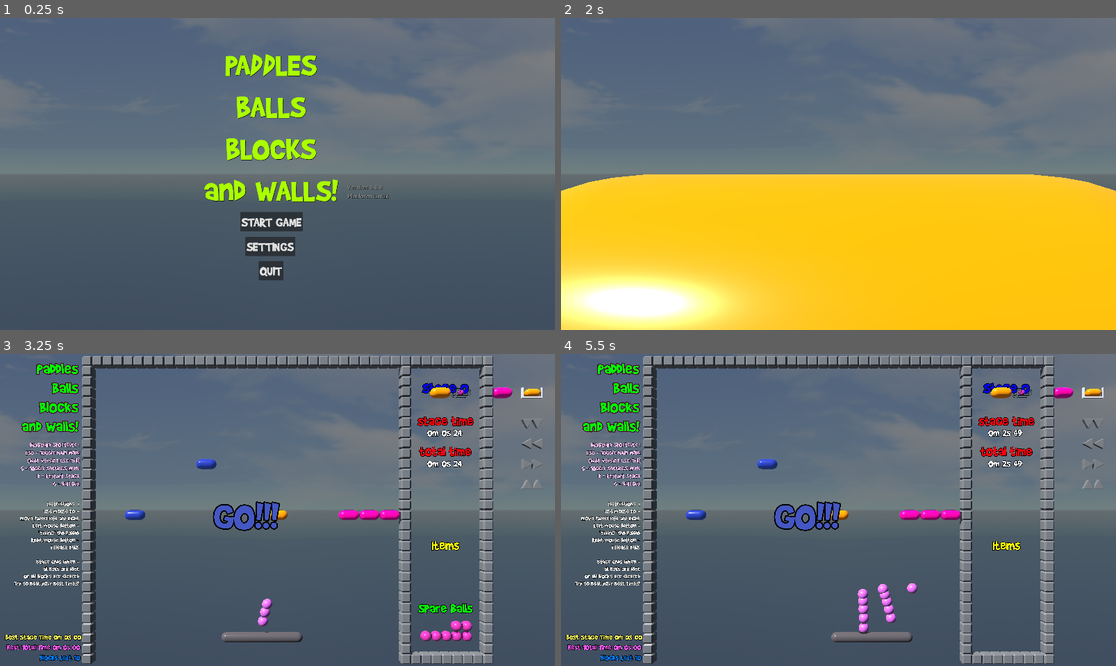
Above: before the commit, frames 1-4 (two rows, left to right).
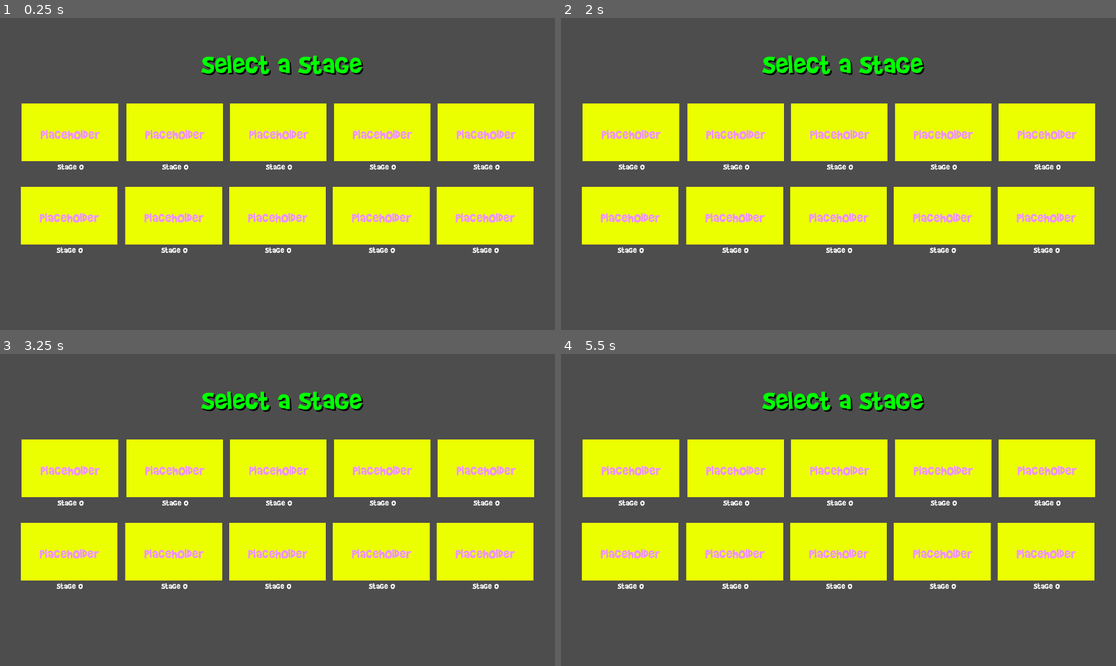
Above: after the commit, the same moments.

Repository: Chaduke/paddles_balls_blocks_walls
Game: Godot game, scene res://scenes/tests/stage_selector_test.tscn
Same seed, same stepped clock (60 frames per second), same inputs: the game is played once before the commit and once after it. Before the commit the project starts from res://scenes/main.tscn. Sound files missing from this copy of the repository are replaced by a short silence.
Inputs (mouse positions are in pixels of both pictures, inside the frame that each line leads up to):
- Up to frame 1 (0.25 s): no input
- Up to frame 2 (2 s): click (633, 133) at 0.52 s; click (832, 220) at 1.25 s, where only the run before the commit has a clickable "START GAME"
- Up to frame 3 (3.25 s): tap Enter (ui_accept) at 2, 2.27, 3.02 s; move the mouse to (305, 510) at 2.02 s; hold Right (ui_right) 2.03-2.78 s; right-click (305, 510) at 2.1 s; move the mouse to (249, 510) at 2.77 s; hold Left (ui_left) from 2.78 s (still down); tap G (ball_gun) at 2.85 s; right-click (249, 510) at 3.05 s
- Up to frame 4 (5.5 s): move the mouse to (849, 503) at 3.52 s; release Left (ui_left) at 3.53 s; hold Right (ui_right) 3.53-5.03 s; right-click (849, 503) at 3.6 s; move the mouse to (832, 516) at 4.27 s; click (832, 516) at 4.35 s; tap Enter (ui_accept) at 4.52, 5.27 s; right-click (832, 516) at 4.55 s; move the mouse to (877, 513) at 5.02 s; hold Left (ui_left) from 5.03 s (still down); tap Tab at 5.1 s; right-click (877, 513) at 5.3 s

The runs differ from the first frame. In frame 1, 72% of the frame differs, in the area x 0-100%, y 0-84%; in frame 2, 100%, in the area x 0-100%, y 0-100%; in frame 3, 75%; in frame 4, 75%.
Error before the commit: Invalid assignment of property or key 'game_ready' with value of type 'bool' on a base object of type 'Node (audio_server.gd)'. (res://scripts/stage.gd:27)

Commit message:
Creating a stage selector.

Diff:
--- a/project.godot
+++ b/project.godot
@@ -13,7 +13,7 @@
 config/name="paddles_balls_blocks_walls"
 config/description="A breakout clone with 3D graphics and ball / paddle physics.  Its like a cross between Breakout and Pinball and it is awesomely fun. "
 config/version="0.0.8"
-run/main_scene="res://scenes/main.tscn"
+run/main_scene="res://scenes/tests/stage_selector_test.tscn"
 run/enable_alt_space_menu=true
 config/features=PackedStringArray("4.3", "Forward Plus")
 config/icon="res://icon.svg"
@@ -62,12 +62,17 @@
 }
 settings={
 "deadzone": 0.5,
-"events": [Object(InputEventKey,"resource_local_to_scene":fa …(140 unchanged characters)… d":false,"keycode":0,"physical_keycode":83,"key_label":0,"unicode":115,"location":0,"echo":false,"script":null)
+"events": [Object(InputEventKey,"resource_local_to_scene":fa …(140 unchanged characters)… d":false,"keycode":0,"physical_keycode":4194333,"key_label":0,"unicode":0,"location":0,"echo":false,"script":null)
 ]
 }
 ball_gun={
 "deadzone": 0.5,
 "events": [Object(InputEventKey,"resource_local_to_scene":false,"resource_name":"","device":-1,"window_id":0,"alt_press …(192 unchanged characters)…
+]
+}
+select_stage={
+"deadzone": 0.5,
+"events": [Object(InputEventKey,"resource_local_to_scene":false,"resource_name":"","device":-1,"window_id":0,"alt_pressed":false,"shift_pressed":false,"ctrl_pressed":false,"meta_pressed":false,"pressed":false,"keycode":0,"physical_keycode":83,"key_label":0,"unicode":115,"location":0,"echo":false,"script":null)
 ]
 }
 
--- a/scenes/blocks/block_clear.tscn
+++ b/scenes/blocks/block_clear.tscn
@@ -15,6 +15,6 @@
 shape = SubResource("CapsuleShape3D_r72js")
 
 [node name="Timer" type="Timer" parent="."]
-wait_time = 0.2
+wait_time = 0.1
 
 [connection signal="timeout" from="Timer" to="." method="_on_timer_timeout"]
--- a/scenes/main.tscn
+++ b/scenes/main.tscn
@@ -1,6 +1,7 @@
-[gd_scene load_steps=13 format=3 uid="uid://dcn6jjvjds3ev"]
+[gd_scene load_steps=14 format=3 uid="uid://dcn6jjvjds3ev"]
 
 [ext_resource type="Script" path="res://scripts/main.gd" id="1_qct0r"]
+[ext_resource type="PackedScene" uid="uid://cvpl26rn0yrsj" path="res://scenes/menus/stage_selection_menu.tscn" id="2_jnlbq"]
 [ext_resource type="PackedScene" uid="uid://cqykai0fkxblq" path="res://scenes/menus/main_menu.tscn" id="2_u3m40"]
 [ext_resource type="PackedScene" uid="uid://phyfuyw0hpjf" path="res://scenes/stage.tscn" id="4_mb6a1"]
 [ext_resource type="PackedScene" uid="uid://3381m75yvmic" path="res://scenes/menus/game_over_menu.tscn" id="4_rx3or"]
@@ -26,6 +27,10 @@
 [node name="main" type="Node3D"]
 process_mode = 1
 script = ExtResource("1_qct0r")
+
+[node name="stage_selection_menu" parent="." instance=ExtResource("2_jnlbq")]
+process_mode = 2
+visible = false
 
 [node name="main_menu" parent="." instance=ExtResource("2_u3m40")]
 process_mode = 2
--- /dev/null
+++ b/scenes/menus/grid_container.gd
@@ -0,0 +1,7 @@
+extends GridContainer
+
+# Function to clear all children
+func clear_children():
+	for child in get_children():
+		remove_child(child)
+		child.queue_free()
--- a/scenes/menus/settings_menu.tscn
+++ b/scenes/menus/settings_menu.tscn
@@ -32,20 +32,20 @@
 
 [node name="settings_label" type="Label" parent="."]
 layout_mode = 0
-offset_left = 806.0
-offset_top = 567.0
-offset_right = 1065.0
-offset_bottom = 662.0
+offset_left = 804.0
+offset_top = 523.0
+offset_right = 1063.0
+offset_bottom = 618.0
 theme_override_fonts/font = ExtResource("1_ikejd")
 theme_override_font_sizes/font_size = 80
 text = "Settings"
 
 [node name="title_label" type="Label" parent="."]
 layout_mode = 0
-offset_left = 734.0
-offset_top = 69.0
-offset_right = 1121.0
-offset_bottom = 550.0
+offset_left = 739.0
+offset_top = 29.0
+offset_right = 1126.0
+offset_bottom = 510.0
 theme_override_colors/font_color = Color(0.666667, 1, 0, 1)
 theme_override_colors/font_shadow_color = Color(0, 0, 0, 1)
 theme_override_fonts/font = ExtResource("1_ikejd")
--- /dev/null
+++ b/scenes/menus/stage_button.tscn
@@ -0,0 +1,26 @@
+[gd_scene load_steps=5 format=3 uid="uid://c0es5jtggpd1i"]
+
+[ext_resource type="FontFile" uid="uid://y2fv3f1jprtd" path="res://assets/fonts/bb.ttf" id="1_l3rus"]
+[ext_resource type="Script" path="res://scripts/menus/stage_button.gd" id="1_ldpcf"]
+[ext_resource type="Texture2D" uid="uid://dogmco051bl77" path="res://assets/images/placeholder_334x200.png" id="2_4dhqf"]
+
+[sub_resource type="LabelSettings" id="LabelSettings_kuyvf"]
+font = ExtResource("1_l3rus")
+font_size = 30
+
+[node name="stage_button" type="Node2D"]
+script = ExtResource("1_ldpcf")
+
+[node name="TextureButton" type="TextureButton" parent="."]
+custom_minimum_size = Vector2(334, 200)
+offset_right = 277.0
+offset_bottom = 160.0
+texture_normal = ExtResource("2_4dhqf")
+
+[node name="Label" type="Label" parent="."]
+offset_left = 124.0
+offset_top = 201.0
+offset_right = 214.0
+offset_bottom = 237.0
+text = "Stage 0"
+label_settings = SubResource("LabelSettings_kuyvf")
--- /dev/null
+++ b/scenes/menus/stage_selection_menu.tscn
@@ -0,0 +1,81 @@
+[gd_scene load_steps=7 format=3 uid="uid://cvpl26rn0yrsj"]
+
+[ext_resource type="Script" path="res://scripts/menus/stage_selection_menu.gd" id="1_msl1i"]
+[ext_resource type="FontFile" uid="uid://y2fv3f1jprtd" path="res://assets/fonts/bb.ttf" id="2_tveu5"]
+[ext_resource type="Script" path="res://scenes/menus/grid_container.gd" id="3_home0"]
+[ext_resource type="PackedScene" uid="uid://c0es5jtggpd1i" path="res://scenes/menus/stage_button.tscn" id="4_uyocs"]
+
+[sub_resource type="CanvasItemMaterial" id="CanvasItemMaterial_7ei68"]
+
+[sub_resource type="CanvasItemMaterial" id="CanvasItemMaterial_1g3r4"]
+
+[node name="stage_selection_menu" type="Control"]
+material = SubResource("CanvasItemMaterial_7ei68")
+layout_mode = 3
+anchors_preset = 15
+anchor_right = 1.0
+anchor_bottom = 1.0
+grow_horizontal = 2
+grow_vertical = 2
+script = ExtResource("1_msl1i")
+
+[node name="title_label" type="Label" parent="."]
+layout_mode = 0
+offset_left = 697.0
+offset_top = 100.0
+offset_right = 1253.0
+offset_bottom = 218.0
+theme_override_colors/font_color = Color(0, 1, 0, 1)
+theme_override_colors/font_shadow_color = Color(0, 0, 0, 1)
+theme_override_constants/shadow_offset_x = 5
+theme_override_constants/shadow_offset_y = 5
+theme_override_fonts/font = ExtResource("2_tveu5")
+theme_override_font_sizes/font_size = 100
+text = "Select a Stage"
+
+[node name="GridContainer" type="GridContainer" parent="."]
+material = SubResource("CanvasItemMaterial_1g3r4")
+layout_mode = 1
+anchors_preset = -1
+anchor_right = 370.0
+anchor_bottom = 200.0
+offset_left = 50.0
+offset_top = 10.0
+offset_right = 50.0
+offset_bottom = 10.0
+grow_horizontal = 2
+grow_vertical = 2
+theme_override_constants/h_separation = 10
+theme_override_constants/v_separation = 10
+columns = 5
+script = ExtResource("3_home0")
+
+[node name="button1" parent="GridContainer" instance=ExtResource("4_uyocs")]
+position = Vector2(25, 286)
+
+[node name="button2" parent="GridContainer" instance=ExtResource("4_uyocs")]
+position = Vector2(387, 286)
+
+[node name="button3" parent="GridContainer" instance=ExtResource("4_uyocs")]
+position = Vector2(746, 286)
+
+[node name="button4" parent="GridContainer" instance=ExtResource("4_uyocs")]
+position = Vector2(1105, 286)
+
+[node name="button5" parent="GridContainer" instance=ExtResource("4_uyocs")]
+position = Vector2(1464, 286)
+
+[node name="button6" parent="GridContainer" instance=ExtResource("4_uyocs")]
+position = Vector2(22, 574)
+
+[node name="button7" parent="GridContainer" instance=ExtResource("4_uyocs")]
+position = Vector2(384, 574)
+
+[node name="button8" parent="GridContainer" instance=ExtResource("4_uyocs")]
+position = Vector2(743, 574)
+
+[node name="button9" parent="GridContainer" instance=ExtResource("4_uyocs")]
+position = Vector2(1102, 574)
+
+[node name="button10" parent="GridContainer" instance=ExtResource("4_uyocs")]
+position = Vector2(1461, 574)
--- a/scenes/stage_blocks/blocks_0.tscn
+++ b/scenes/stage_blocks/blocks_0.tscn
@@ -16,10 +16,10 @@
 transform = Transform3D(1, 0, 0, 0, 1, 0, 0, 0, 1, 43.5, 17.5, 0)
 
 [node name="block_blue" parent="." instance=ExtResource("2_y8jj7")]
-transform = Transform3D(1, 0, 0, 0, 1, 0, 0, 0, 1, 11.5, 19.5, 0)
+transform = Transform3D(1, 0, 0, 0, 1, 0, 0, 0, 1, 16.5, 14.5, 0)
 
 [node name="block_blue2" parent="." instance=ExtResource("2_y8jj7")]
-transform = Transform3D(1, 0, 0, 0, 1, 0, 0, 0, 1, 4.5, 14.5, 0)
+transform = Transform3D(1, 0, 0, 0, 1, 0, 0, 0, 1, 14.5, 14.5, 0)
 
 [node name="block_yellow" parent="." instance=ExtResource("3_gwqud")]
 transform = Transform3D(1, 0, 0, 0, 1, 0, 0, 0, 1, 18.5, 14.5, 0)
--- /dev/null
+++ b/scenes/tests/stage_selector_test.tscn
@@ -0,0 +1,9 @@
+[gd_scene load_steps=3 format=3 uid="uid://b4ri0ex0d0kbm"]
+
+[ext_resource type="PackedScene" uid="uid://cvpl26rn0yrsj" path="res://scenes/menus/stage_selection_menu.tscn" id="1_00fm7"]
+[ext_resource type="Script" path="res://scripts/tests/stage_selector_test.gd" id="1_8ckwj"]
+
+[node name="StageSelectorTest" type="Node2D"]
+script = ExtResource("1_8ckwj")
+
+[node name="stage_selection_menu" parent="." instance=ExtResource("1_00fm7")]
--- a/scripts/blocks/block_blue.gd
+++ b/scripts/blocks/block_blue.gd
@@ -6,11 +6,10 @@
 var block_blue_cracked_scene = preload("res://scenes/blocks/block_blue_cracked.tscn")
 
 func _on_tree_exiting():
-	var main_scene = get_tree().root.get_child(2)
-	var stage = main_scene.find_child("stage")
+	#var stage = main_scene.find_child("stage")
 	var new_explosion = explosion_scene.instantiate()
 	new_explosion.position = global_position
-	main_scene.add_child.call_deferred(new_explosion)
+	Global.get_main().add_child.call_deferred(new_explosion)
 	var new_block = block_blue_cracked_scene.instantiate()
 	new_block.position = position
-	stage.current_blocks.add_child.call_deferred(new_block)
+	Global.get_stage().current_blocks.add_child.call_deferred(new_block)
--- a/scripts/blocks/block_clear.gd
+++ b/scripts/blocks/block_clear.gd
@@ -3,8 +3,7 @@
 class_name BlockClear
 
 var ball_scene = preload("res://scenes/ball.tscn")
-var timer = 0
-var timer_interval = 150
+
 var current_ball = 0
 @export var total_balls = 1
 
@@ -33,7 +32,7 @@
 		ball_instance.linear_velocity.y += 10
 	else:
 		ball_instance.velocity.x = r
-		ball_instance.velocity.y = 10
+		ball_instance.velocity.y = 20
 	main_scene.balls.append(ball_instance)
 	main_scene.add_child.call_deferred(ball_instance)
 
--- a/scripts/blocks/block_yellow.gd
+++ b/scripts/blocks/block_yellow.gd
@@ -6,11 +6,9 @@
 var block_yellow_cracked_scene = preload("res://scenes/blocks/block_yellow_cracked.tscn")
 
 func _on_tree_exiting():
-	var main_scene = get_tree().root.get_child(2)
-	var stage = main_scene.find_child("stage")
 	var new_explosion = explosion_scene.instantiate()
 	new_explosion.position = global_position
-	main_scene.add_child.call_deferred(new_explosion)
+	Global.get_main().add_child.call_deferred(new_explosion)
 	var new_block = block_yellow_cracked_scene.instantiate()
 	new_block.position = position
-	stage.current_blocks.add_child.call_deferred(new_block)
+	Global.get_stage().current_blocks.add_child.call_deferred(new_block)
--- a/scripts/blocks/block_yellow_cracked.gd
+++ b/scripts/blocks/block_yellow_cracked.gd
@@ -13,8 +13,7 @@
 		explode_and_exit()
 
 func explode_and_exit():
-	var main_scene = get_tree().root.get_child(2)
 	var new_explosion = explosion_scene.instantiate()
 	new_explosion.position = global_position
-	main_scene.add_child.call_deferred(new_explosion)
+	Global.get_main().add_child.call_deferred(new_explosion)
 	queue_free()
--- a/scripts/global.gd
+++ b/scripts/global.gd
@@ -32,6 +32,13 @@
 var slot2 = false
 var slot3 = false
 var slot4 = false
+
+func get_main():
+	var m = get_tree().root.get_child(2)
+	return m
+
+func get_stage():
+	return get_main().find_child("stage")
 
 func ball_offset():
 	return (current_ball_size / 4.0 + 0.5)
--- a/scripts/main.gd
+++ b/scripts/main.gd
@@ -67,6 +67,11 @@
 		restart_stage()
 	if Input.is_action_just_pressed("ball_gun"):
 		$ball_gun_timer.start()
+	if Input.is_action_just_pressed("select_stage"):
+		$stage_selection_menu.show()
+		$stage_selection_menu.elapsed_time = 0.0
+		Input.set_mouse_mode(Input.MOUSE_MODE_VISIBLE)
+		get_tree().paused = true
 
 func toggle_main_menu():
 	$main_menu.show()
@@ -89,7 +94,7 @@
 			ball_instance.linear_velocity += Vector3(10,40,0)
 		else:
 			ball_instance.velocity.x = 2
-			ball_instance.velocity.y = 10
+			ball_instance.velocity.y = 30
 		# add the new ball to our list and to the main scene
 		balls.append(ball_instance)
 		add_child(ball_instance)
--- /dev/null
+++ b/scripts/menus/stage_button.gd
@@ -0,0 +1,3 @@
+extends Node2D
+
+var stage_number = 0
--- /dev/null
+++ b/scripts/menus/stage_selection_menu.gd
@@ -0,0 +1,43 @@
+extends Control
+
+const STAGES_PER_PAGE = 10  # 2 rows of 5 buttons
+var current_page = 0
+var elapsed_time = 0.0
+
+func _ready():
+	# update_stage_buttons()
+	pass
+
+func _process(delta):
+	elapsed_time+=delta
+	if visible and Input.is_action_just_pressed("select_stage") and elapsed_time > 0.1:
+		hide()
+		Input.set_mouse_mode(Input.MOUSE_MODE_CAPTURED)
+		Global.get_main().elapsed_time = 0.0
+		get_tree().paused = false
+
+func update_stage_buttons():
+	$GridContainer.clear_children()  # Clear existing buttons
+
+	var start_stage = current_page * STAGES_PER_PAGE
+	var end_stage = min(start_stage + STAGES_PER_PAGE, Global.total_stages)
+
+	for stage_number in range(start_stage, end_stage):
+		var stage_button = preload("res://scenes/menus/stage_button.tscn").instantiate()
+		stage_button.get_node("Label").text = "Stage " + str(stage_number)
+		stage_button.stage_number = stage_number
+		stage_button.get_node("TextureButton").pressed.connect(_on_stage_button_pressed.bind(stage_number))
+		$GridContainer.add_child(stage_button)
+
+func _on_stage_button_pressed(stage_number):
+	Global.current_stage = stage_number
+	print("Current stage set to: ", Global.current_stage)
+	get_tree().reload_current_scene()
+
+func _on_next_page_pressed():
+	current_page += 1
+	update_stage_buttons()
+
+func _on_previous_page_pressed():
+	current_page -= 1
+	update_stage_buttons()
--- a/scripts/pickup_item.gd
+++ b/scripts/pickup_item.gd
@@ -107,7 +107,7 @@
 			queue_free()
 
 func enable_item_effect():
-	var paddle=get_tree().root.get_child(2).get_node("paddle")
+	var paddle=Global.get_main().get_node("paddle")
 	if item_type == "Grower":
 		# change the paddle size if possible
 		paddle.grow_paddle()
--- /dev/null
+++ b/scripts/tests/stage_selector_test.gd
@@ -0,0 +1,5 @@
+extends Node2D
+
+func _process(_delta):
+	if Input.is_action_just_pressed("ui_cancel"):
+		get_tree().quit()
Binary file added: assets/images/placeholder_334x200.png
